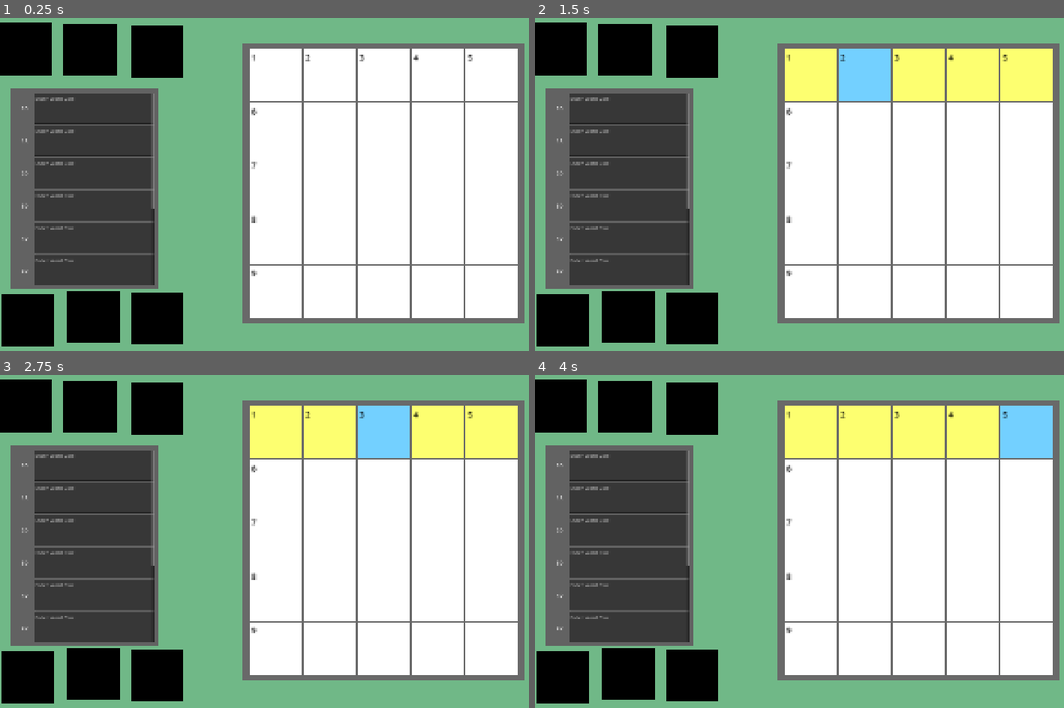
Above: before the commit, frames 1-4 (two rows, left to right).
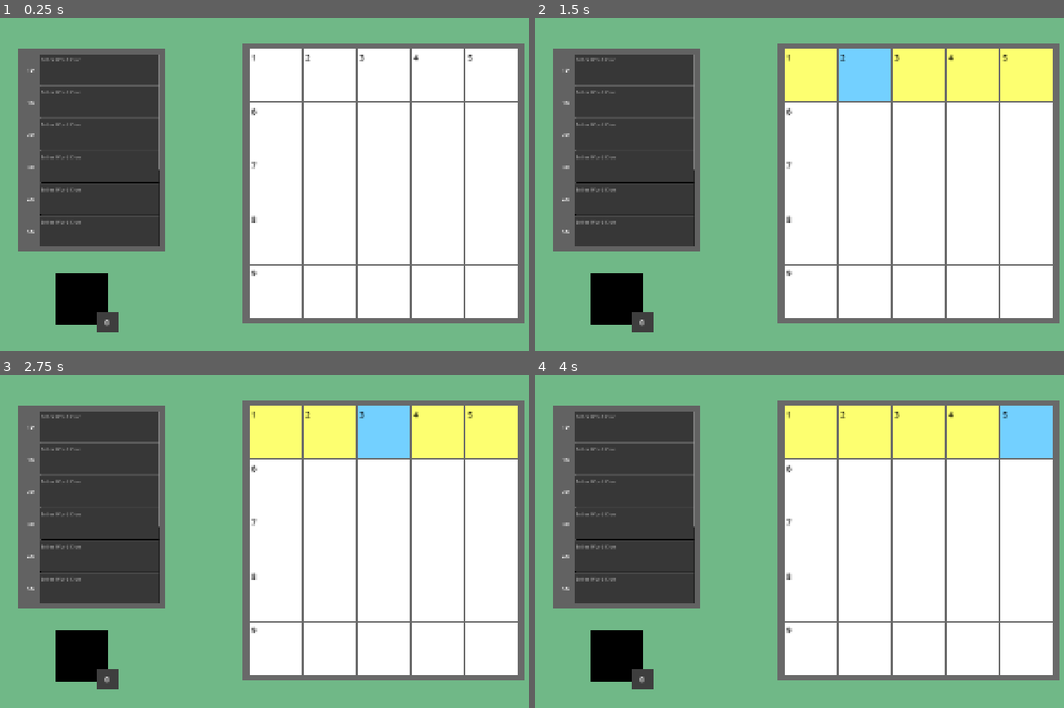
Above: after the commit, the same moments.

Repository: tagetjerngren/WordCrossing
Game: Godot game, scene res://Scenes/level.tscn
Two runs of this game, one before a commit and one after it. Both use one fixed random seed, a clock stepped at 60 frames per second and the inputs below.
Inputs (mouse positions are in pixels of both pictures, inside the frame that each line leads up to):
- Up to frame 1 (0.25 s): no input
- Up to frame 2 (1.5 s): tap Enter at 0.5 s; move the mouse to (810, 74) at 0.52 s; click (810, 74) at 0.67 s; tap Space at 1.25 s; move the mouse to (862, 74) at 1.27 s; click (862, 74) at 1.42 s
- Up to frame 3 (2.75 s): tap Enter at 2 s; move the mouse to (386, 431) at 2.02 s; click (386, 431) at 2.17 s
- Up to frame 4 (4 s): tap Space at 2.75 s; move the mouse to (974, 431) at 2.77 s; click (974, 431) at 2.92 s; tap Enter at 3.5 s; move the mouse to (1026, 431) at 3.52 s; click (1026, 431) at 3.67 s

The runs differ from the first frame. In frame 1, 17% of the frame differs, in the area x 0-35%, y 1-99%; in frame 2, 17%; in frame 3, 17%; in frame 4, 17%.

Commit message:
Feat: Add block tile spawner, which keeps track of how many block tiles can exist at once

Diff:
--- a/Scenes/hint.tscn
+++ b/Scenes/hint.tscn
@@ -17,10 +17,10 @@
 anchors_preset = 4
 anchor_top = 0.5
 anchor_bottom = 0.5
-offset_left = 37.0
-offset_top = -306.0
-offset_right = 508.0
-offset_bottom = 341.0
+offset_left = 56.0
+offset_top = -430.0
+offset_right = 527.0
+offset_bottom = 217.0
 grow_vertical = 2
 mouse_filter = 2
 color = Color(0.3854925, 0.3854925, 0.38549235, 1)
--- a/Scenes/level.tscn
+++ b/Scenes/level.tscn
@@ -2,7 +2,7 @@
 
 [ext_resource type="PackedScene" uid="uid://n67n82bs4lrw" path="res://Scenes/grid.tscn" id="1_k5f4k"]
 [ext_resource type="PackedScene" uid="uid://c4unaponxdrp0" path="res://Scenes/hint.tscn" id="2_6phgx"]
-[ext_resource type="PackedScene" uid="uid://bxvye3lxwcbq1" path="res://Scenes/block_tile.tscn" id="3_6phgx"]
+[ext_resource type="PackedScene" uid="uid://hkugd1j5ibmb" path="res://block_tile_spawn.tscn" id="3_6phgx"]
 
 [node name="Level" type="Node" unique_id=39279757]
 
@@ -16,20 +16,5 @@
 
 [node name="Hint" parent="." unique_id=221862569 instance=ExtResource("2_6phgx")]
 
-[node name="BlockTile" parent="." unique_id=874212332 instance=ExtResource("3_6phgx")]
-position = Vector2(299, 970)
-
-[node name="BlockTile2" parent="." unique_id=233604654 instance=ExtResource("3_6phgx")]
-position = Vector2(90, 980)
-
-[node name="BlockTile3" parent="." unique_id=706124688 instance=ExtResource("3_6phgx")]
-position = Vector2(505, 972)
-
-[node name="BlockTile4" parent="." unique_id=1845545464 instance=ExtResource("3_6phgx")]
-position = Vector2(503, 116)
-
-[node name="BlockTile5" parent="." unique_id=1295049684 instance=ExtResource("3_6phgx")]
-position = Vector2(288, 111)
-
-[node name="BlockTile6" parent="." unique_id=1332539876 instance=ExtResource("3_6phgx")]
-position = Vector2(81, 109)
+[node name="BlockTileSpawn" parent="." unique_id=553679701 instance=ExtResource("3_6phgx")]
+position = Vector2(261, 910)
--- a/Scripts/block_tile.gd
+++ b/Scripts/block_tile.gd
@@ -10,15 +10,21 @@
 var bHeld : bool = false
 var Offset : Vector2
 var BlockedTile : Tile
+var Spawner : BlockTileSpawn
 
 # Called every frame. 'delta' is the elapsed time since the previous frame.
 func _process(delta: float) -> void:
 	if bHeld:
 		position = get_global_mouse_position() - Offset
 
+func DeleteSelf():
+	Spawner.AvailableTiles += 1
+	Spawner.UpdateAvailableTilesText()
+	queue_free()
 
 func _on_input_event(viewport: Node, event: InputEvent, shape_idx: int) -> void:
 	if event is InputEventMouseButton and event.is_pressed():
+		print("In object!")
 		bHeld = true
 		Offset = get_global_mouse_position() - position
 		if BlockedTile != null:
@@ -50,6 +56,8 @@
 			#closest_tile.Owner.SetTileNumbers()
 			#closest_tile.Owner.SetHintList()
 			BlockedTile = closest_tile
+		else:
+			DeleteSelf()
 
 		$"../Grid".SetTileNumbers()
 		$"../Grid".SetHintList()
--- a/Scripts/grid.gd
+++ b/Scripts/grid.gd
@@ -146,7 +146,7 @@
 
 	# Get all the block tiles and scale them based on the current size of the tiles in the grid
 	for child in get_parent().get_children():
-		if child is BlockTile:
+		if child is BlockTileSpawn:
 			child.scale.x *= TILE_WIDTH / 100.0
 			child.scale.y *= TILE_HEIGHT / 100.0
 
--- /dev/null
+++ b/block_tile_spawn.gd
@@ -0,0 +1,27 @@
+class_name BlockTileSpawn
+
+extends Area2D
+
+var BLOCK_TILE = preload("res://Scenes/block_tile.tscn")
+
+@export var AvailableTiles : int = 6
+
+func UpdateAvailableTilesText():
+	$ColorRect2/Label.text = str(AvailableTiles)
+
+
+func _ready() -> void:
+	UpdateAvailableTilesText()
+
+func _on_input_event(viewport: Node, event: InputEvent, shape_idx: int) -> void:
+	if event is InputEventMouseButton and event.is_pressed() and AvailableTiles > 0:
+		var block_tile : BlockTile = BLOCK_TILE.instantiate()
+		get_parent().add_child(block_tile)
+		block_tile.global_position = get_viewport().get_mouse_position()
+		block_tile.bHeld = true
+		block_tile.scale = scale
+		block_tile.Offset = Vector2()
+		block_tile.Spawner = self
+
+		AvailableTiles -= 1;
+		UpdateAvailableTilesText()
--- /dev/null
+++ b/block_tile_spawn.tscn
@@ -0,0 +1,38 @@
+[gd_scene format=3 uid="uid://hkugd1j5ibmb"]
+
+[ext_resource type="Script" uid="uid://bx21ednxdp6it" path="res://block_tile_spawn.gd" id="1_4trra"]
+
+[sub_resource type="RectangleShape2D" id="RectangleShape2D_fpc0v"]
+size = Vector2(100, 100)
+
+[node name="BlockTileSpawn" type="Area2D" unique_id=553679701]
+script = ExtResource("1_4trra")
+
+[node name="ColorRect" type="ColorRect" parent="." unique_id=985882555]
+offset_left = -50.0
+offset_top = -50.0
+offset_right = 50.0
+offset_bottom = 50.0
+mouse_filter = 2
+color = Color(0, 0, 0, 1)
+
+[node name="CollisionShape2D" type="CollisionShape2D" parent="." unique_id=892260192]
+shape = SubResource("RectangleShape2D_fpc0v")
+
+[node name="ColorRect2" type="ColorRect" parent="." unique_id=494232939]
+offset_left = 29.0
+offset_top = 25.0
+offset_right = 69.0
+offset_bottom = 65.0
+mouse_filter = 2
+color = Color(0.24477637, 0.2447764, 0.24477637, 1)
+
+[node name="Label" type="Label" parent="ColorRect2" unique_id=1672278963]
+layout_mode = 0
+offset_right = 40.0
+offset_bottom = 40.0
+text = "3"
+horizontal_alignment = 1
+vertical_alignment = 1
+
+[connection signal="input_event" from="." to="." method="_on_input_event"]
Not shown, added: block_tile_spawn.gd.uid
